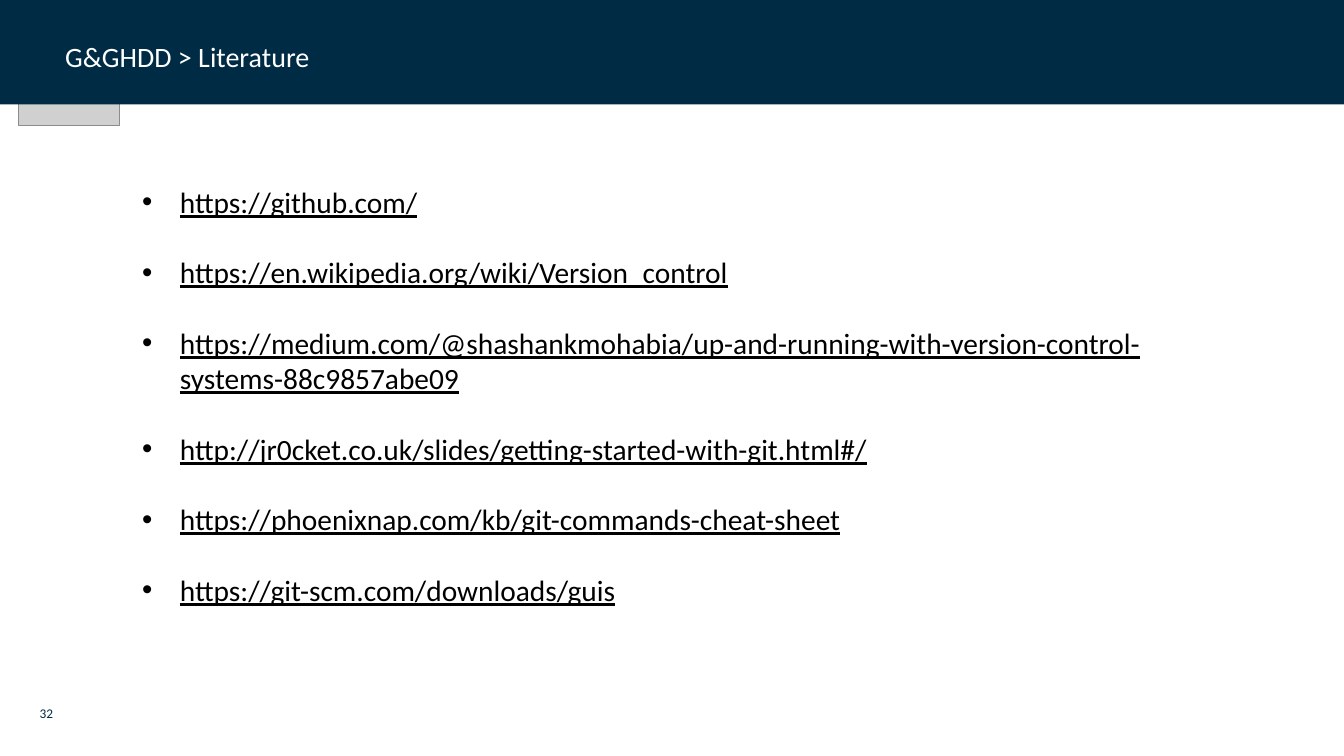
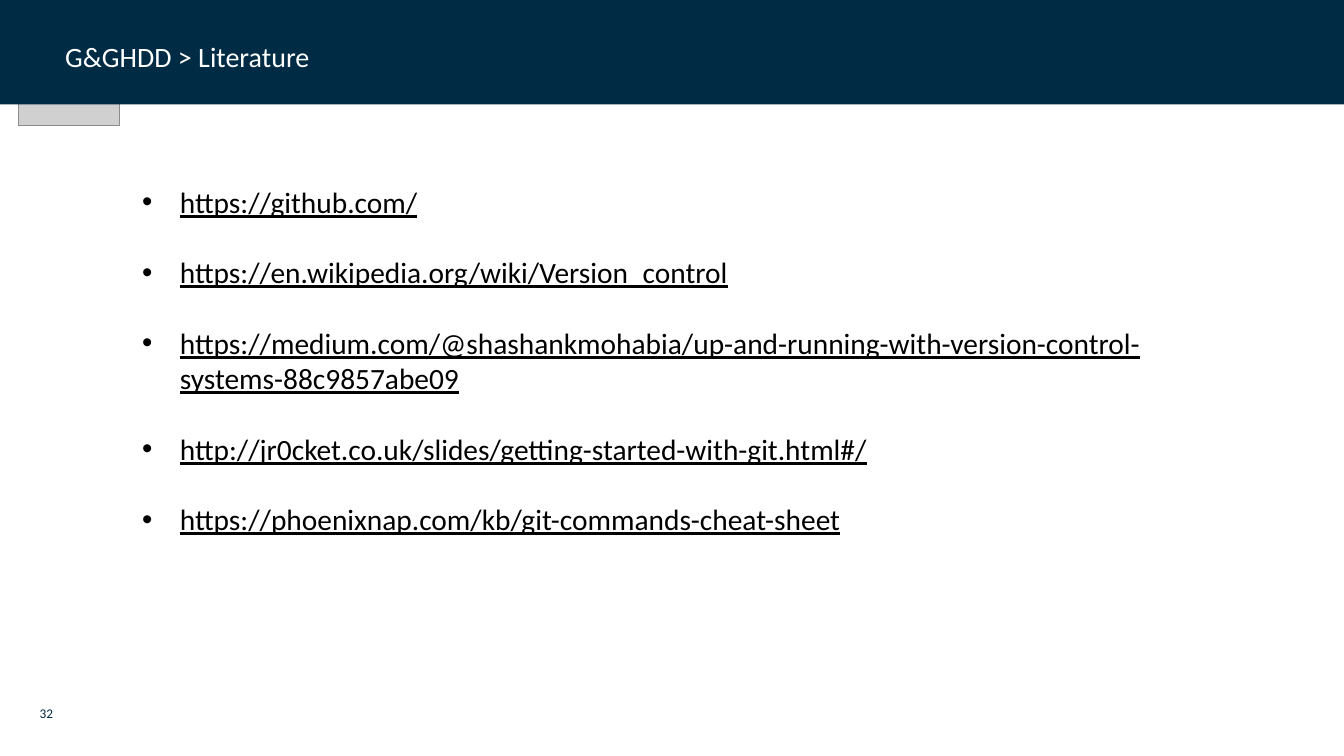
Before and after one commit to dfds/dojo, a slide deck: slide 32 of workshops/git-github-deep-dive/git_github_deep_dive.pptx. Drawn at 1344x756 pixels with LibreOffice and Linux fonts; fonts in the diff are those of the drawing; grey boxes stand for pictures; background and template pictures are left out. Boxes give left, top, right and bottom in pixels: in the first picture for what was removed or moved away, otherwise in the second. Text is boxed around its words. In the diff, an @@ line names an element or a change of style, - is before the commit and + after.

```diff
--- a/workshops/git-github-deep-dive/git_github_deep_dive.pptx
+++ b/workshops/git-github-deep-dive/git_github_deep_dive.pptx
@@ text at [180, 580, 615, 606]: paragraph removed @@
-• https://git-scm.com/downloads/guis
```
Also in this commit, not shown: 1 other slide changed, 24 other files.
